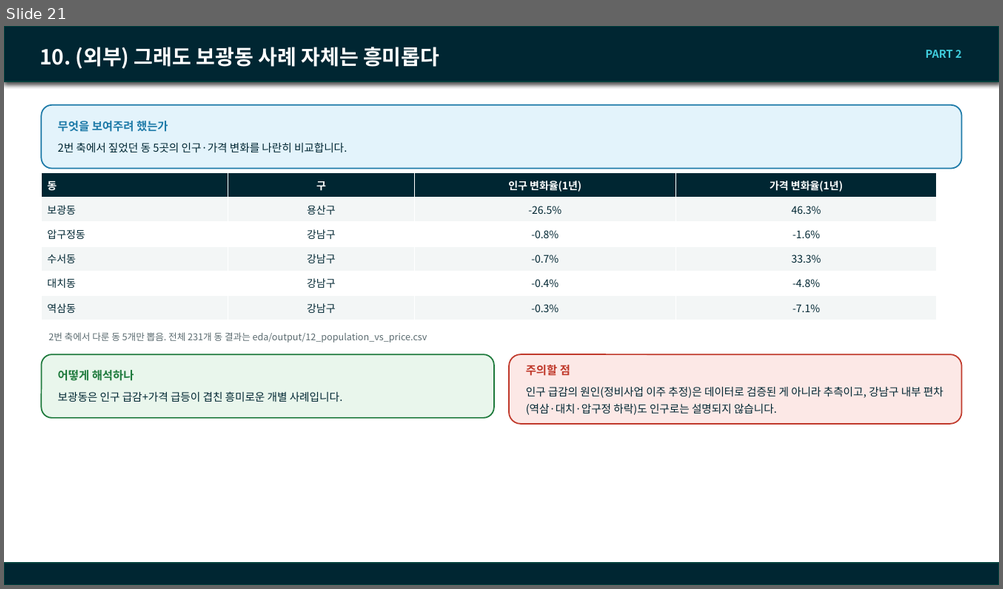
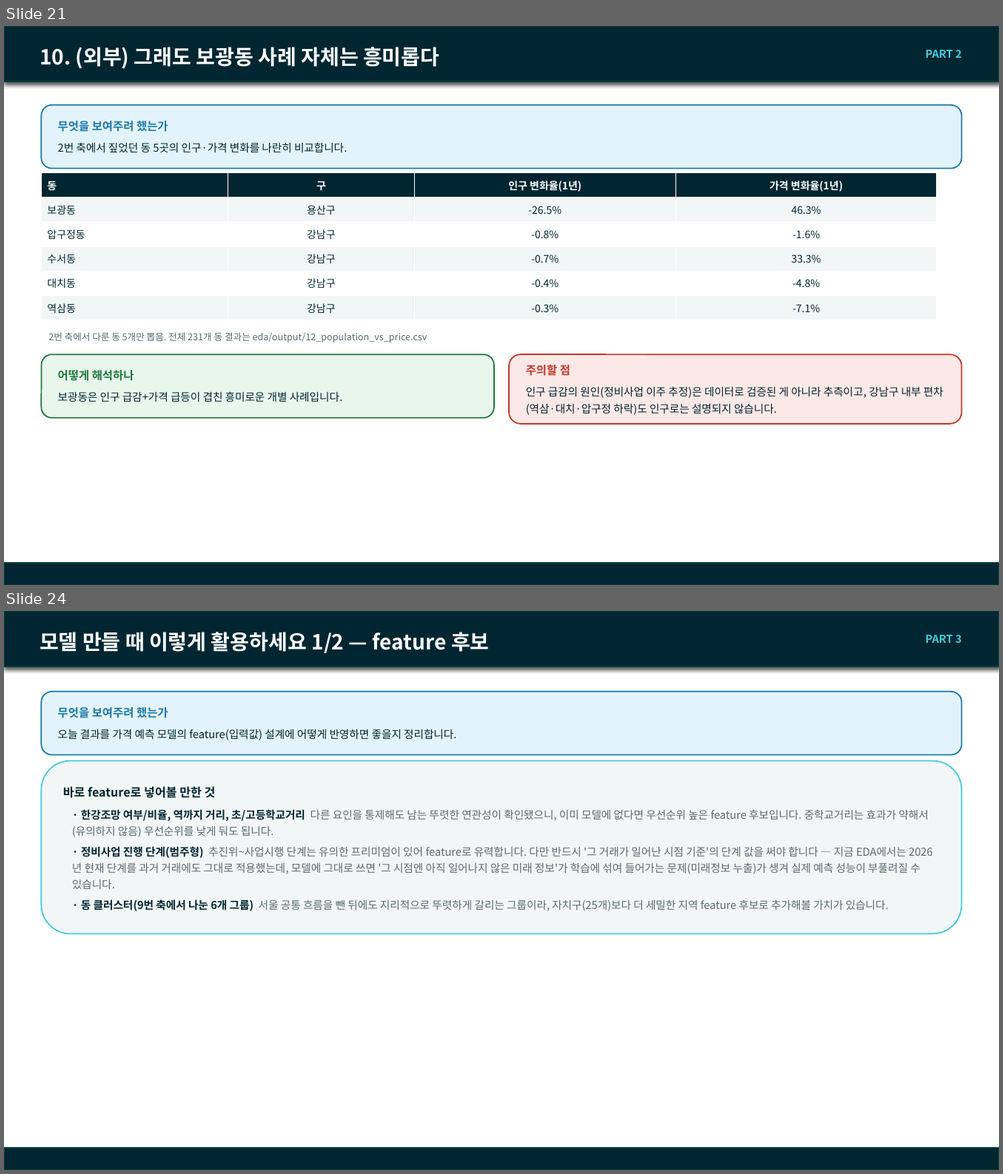
Before and after one commit to SunooJ-KR/Boomingup, a slide deck: eda/docs/260916_team_meeting.pptx. Shown one above the other, each under a label of ours: slide 21 before the commit, slides 21 and 24 after it; the slides between them are not shown. The pictures are 1003x589 and 1003x1174 pixels, drawn with LibreOffice and Linux fonts; fonts in the diff are those of the drawing; background and template pictures are left out. Boxes give left, top, right and bottom in pixels: in the first picture for what was removed or moved away, otherwise in the second. Text is boxed around its words. In the diff, an @@ line names an element or a change of style, - is before the commit and + after.

Commit message:
docs(eda): 핵심 결론을 자세히 풀고 모델링 활용법 슬라이드 추가
기존 5줄짜리 요약 결론 슬라이드를 "믿을 만한 신호/근거가 약했던 신호"
두 장으로 나눠 각 결과가 무슨 뜻인지 쉽게 풀어썼다. 이어서 각 발견을
가격 예측 모델 feature 설계에 어떻게 활용하면 좋을지(feature 후보,
비선형 처리 필요한 변수, 제외 고려 변수, 정비사업단계의 미래정보
누출 위험 등) 구체적으로 정리한 슬라이드 2장을 새로 추가했다.

```diff
--- a/eda/docs/260916_team_meeting.pptx
+++ b/eda/docs/260916_team_meeting.pptx
@@ slide 24 added at bbox=[4, 611, 999, 1170], background #FFFFFF; not listed: 2 template elements that a slide beside it also shows @@
@@ title added at bbox=[40, 632, 489, 653], 20 pt, text #FFFFFF, bold @@
+모델 만들 때 이렇게 활용하세요 1/2 — feature 후보
@@ text added at bbox=[925, 635, 962, 643], 10.5 pt, text #40CDDC, bold @@
+PART 3
@@ rounded rectangle added at bbox=[41, 692, 962, 755], fill #E3F3FB, outline #1D7AA8 1.25 pt, 10.5 pt, text #002632 @@
+무엇을 보여주려 했는가
+오늘 결과를 가격 예측 모델의 feature(입력값) 설계에 어떻게 반영하면 좋을지 정리합니다.
@@ rounded rectangle added at bbox=[41, 761, 962, 934], fill #F3F6F6, outline #40CDDC 1.25 pt, 10.5 pt, text #5B6B70 @@
+바로 feature로 넣어볼 만한 것
+· 한강조망 여부/비율, 역까지 거리, 초/고등학교거리 다른 요인을 통제해도 남는 뚜렷한 연관성이 확인됐으니, 이미 모델에 없다면 우선순위 높은 feature 후보입니다. 중학교거리는 효과가 약해서(유의하지 않음) 우선순위를 낮게 둬도 됩니다.
+· 정비사업 진행 단계(범주형) 추진위~사업시행 단계는 유의한 프리미엄이 있어 feature로 유력합니다. 다만 반드시 '그 거래가 일어난 시점 기준'의 단계 값을 써야 합니다 — 지금 EDA에서는 2026년 현재 단계를 과거 거래에도 그대로 적용했는데, 모델에 그대로 쓰면 '그 시점엔 아직 일어나지 않은 미래 정보'가 학습에 섞여 들어가는 문제(미래정보 누출)가 생겨 실제 예측 성능이 부풀려질 수 있습니다.
+· 동 클러스터(9번 축에서 나눈 6개 그룹) 서울 공통 흐름을 뺀 뒤에도 지리적으로 뚜렷하게 갈리는 그룹이라, 자치구(25개)보다 더 세밀한 지역 feature 후보로 추가해볼 가치가 있습니다.
```
Also in this commit, not shown: 1 slide changed, 2 other slides added, 1 other file.
